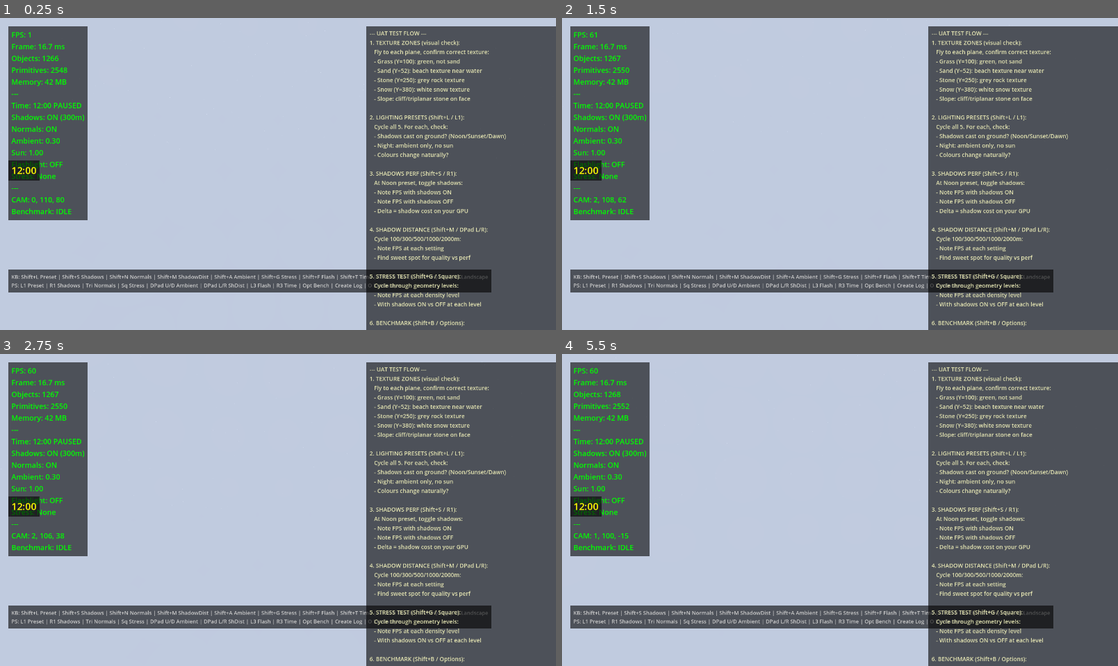
Above: before the commit, frames 1-4 (two rows, left to right).
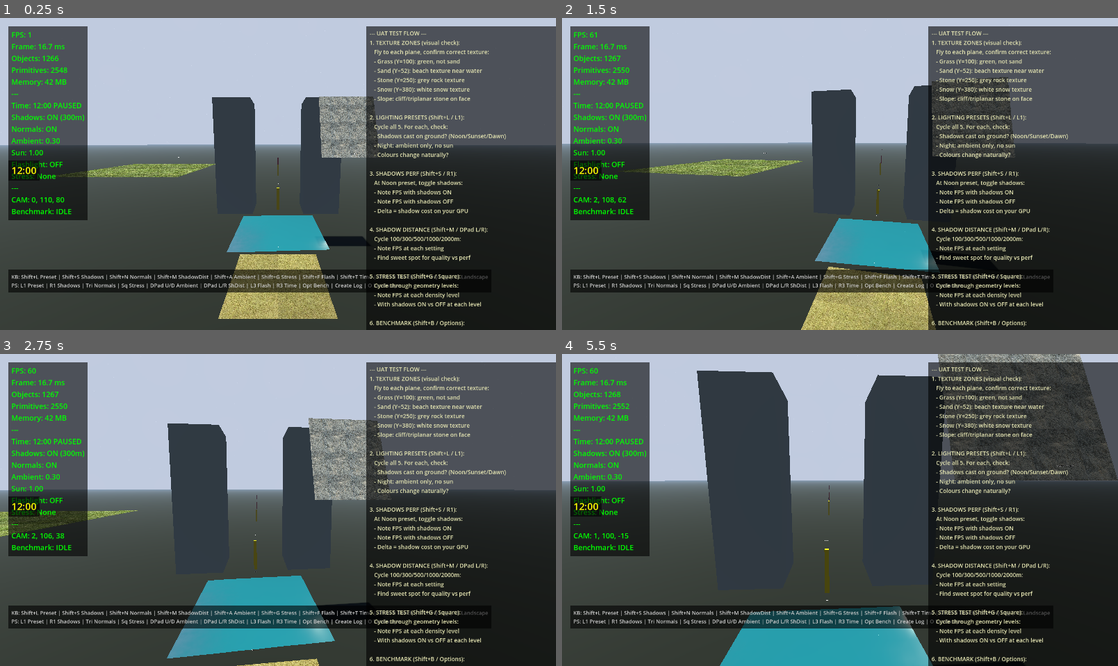
Above: after the commit, the same moments.

Repository: shovelhead24/possession
Game: Godot game, scene res://lighting_test.tscn
Two runs of this game, one before a commit and one after it. Both use one fixed random seed, a clock stepped at 60 frames per second and the inputs below.
Inputs (mouse positions are in pixels of both pictures, inside the frame that each line leads up to):
- Up to frame 1 (0.25 s): no input
- Up to frame 2 (1.5 s): tap Enter (ui_accept) at 0.5 s; move the mouse to (867, 174) at 0.52 s; hold W (move_forward) from 0.53 s (still down); tap E (interact) at 0.6 s; click (867, 174) at 0.67 s; tap Space (jump) at 0.77 s; move the mouse to (812, 174) at 1.27 s; click (812, 174) at 1.35 s
- Up to frame 3 (2.75 s): keep holding W (move_forward); tap Space (jump) at 1.52 s; move the mouse to (289, 503) at 2.02 s; hold Q (switch_weapon) from 2.03 s (still down)
- Up to frame 4 (5.5 s): keep holding W (move_forward); move the mouse to (834, 516) at 2.77 s; release Q (switch_weapon) at 2.78 s; tap F (toggle_fly) at 2.85 s; click (834, 516) at 2.92 s; tap Space (jump) at 3.02, 3.77, 4.52 s; move the mouse to (878, 513) at 3.52 s; tap L at 3.6 s; move the mouse to (795, 506) at 4.27 s; tap T at 4.35 s; move the mouse to (845, 510) at 5.02 s; hold Shift from 5.03 s (still down); click (845, 510) at 5.17 s

The runs differ from the first frame. In frame 1, 60% of the frame differs, in the area x 0-100%, y 25-100%; in frame 2, 62%; in frame 3, 60%; in frame 4, 76%, in the area x 0-100%, y 0-100%.

Commit message:
fix(sky): revert to depth_draw_never so terrain correctly renders over sky

Diff:
--- a/game/sky_dome_shader.gdshader
+++ b/game/sky_dome_shader.gdshader
@@ -1,10 +1,8 @@
 // Sky dome shader — SphereMesh rendered from inside, camera-centered.
-// depth_draw_always + DEPTH=0.9999 forces every sphere fragment to write the
-// same depth value, preventing polygon-face overdraw artifacts while still
-// letting terrain (depth < 0.9999) render on top correctly.
+// depth_draw_never: sky renders behind all opaque geometry (terrain writes depth first).
 // Ray direction computed per-pixel from SCREEN_UV + camera matrices.
 shader_type spatial;
-render_mode unshaded, cull_front, depth_draw_always;
+render_mode unshaded, cull_front, depth_draw_never;
 
 uniform sampler2D panorama : filter_linear, repeat_enable;
 
@@ -47,9 +45,6 @@
 }
 
 void fragment() {
-	// Force uniform depth so no sphere polygon face can overdraw another.
-	DEPTH = 0.9999;
-
 	// Per-pixel world-space ray from screen position.
 	// GL Compat: SCREEN_UV.y=0 is bottom → NDC needs no Y flip.
 	vec2 ndc = SCREEN_UV * 2.0 - 1.0;
